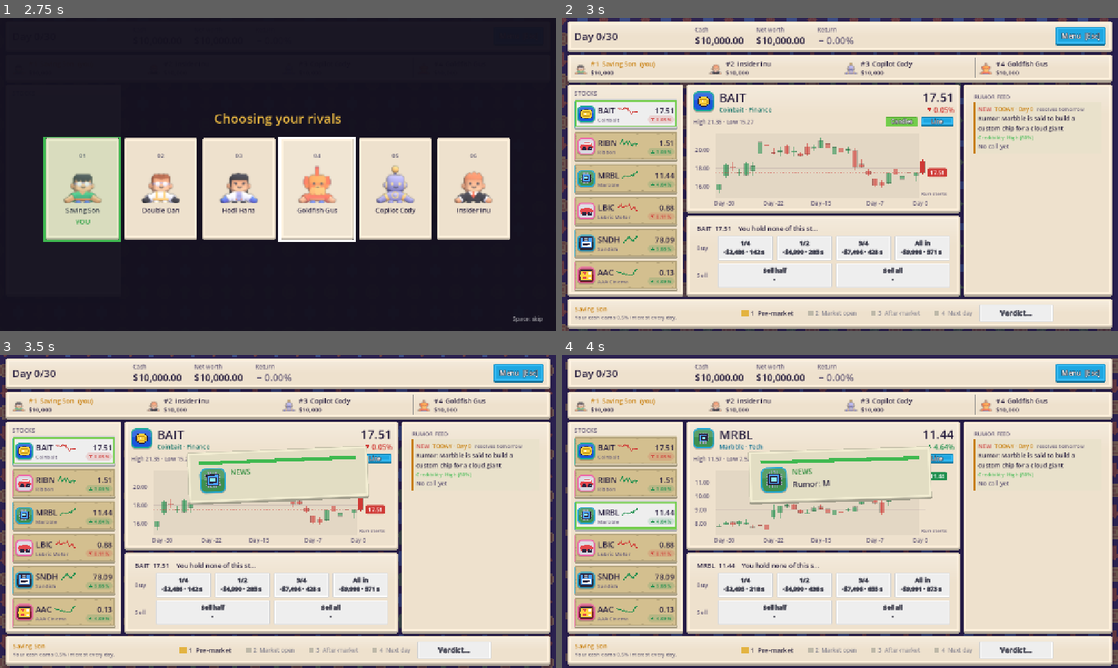
Above: before the commit, frames 1-4 (two rows, left to right).
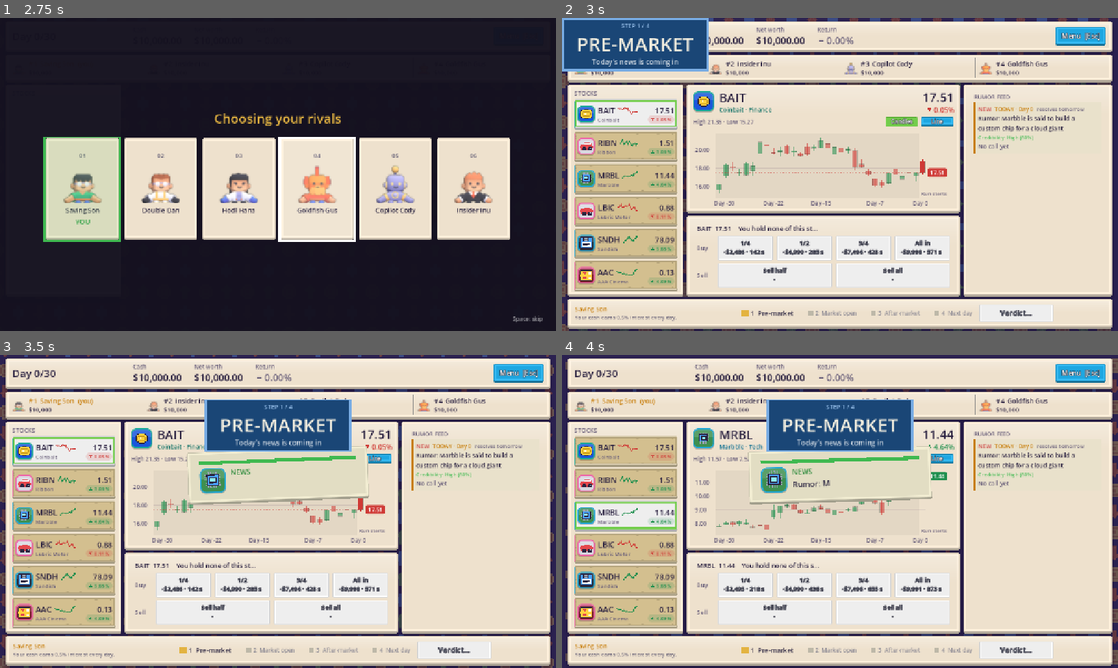
Above: after the commit, the same moments.

Repository: littenduck/stock-simulator
Game: Godot game, scene res://ui/main_menu/main_menu.tscn
Two runs of this game, one before a commit and one after it. Both use one fixed random seed, a clock stepped at 60 frames per second and the inputs below.
Inputs (mouse positions are in pixels of both pictures, inside the frame that each line leads up to):
- Up to frame 1 (2.75 s): click "New Run" at 0.5 s; click "Start Run" at 1.25 s; tap Enter (ui_accept) at 2, 2.27 s; move the mouse to (400, 158) at 2.02 s; hold Right from 2.03 s (still down); hold B (buy) from 2.03 s (still down); click (400, 158) at 2.17 s
- Up to frame 2 (3 s): move the mouse to (728, 190) at 2.77 s; release Right at 2.78 s; release B (buy) at 2.78 s; hold Left from 2.78 s (still down); tap Space (next_day) at 2.85 s; click (728, 190) at 2.92 s
- Up to frame 3 (3.5 s): keep holding Left; tap Enter (ui_accept) at 3.02 s
- Up to frame 4 (4 s): move the mouse to (895, 442) at 3.52 s; release Left at 3.53 s; hold Right from 3.53 s (still down); tap 3 (select_stock_3) at 3.6 s; click (895, 442) at 3.67 s

Frame 1 is identical in both runs. In frame 2, 4.3% of the frame differs, in the area x 0-27%, y 0-18%; in frame 3, 4.3%; in frame 4, 4.3%.

Commit message:
table: a banner sweeps across the screen at every turn step (pre-market, market open, after-market, next day)
Co-Authored-By: Claude Sonnet 5.5 <noreply@anthropic.com>

Diff:
--- a/localization/table.csv
+++ b/localization/table.csv
@@ -135,3 +135,8 @@
 TABLE_INTRO_RIVAL,RIVAL %d
 TABLE_INTRO_PLAYER,PLAYER %d / %d
 TABLE_INTRO_STOCKS,Today's six stocks
+TABLE_BANNER_STEP,STEP
+TABLE_BANNER_PRE,Today's news is coming in
+TABLE_BANNER_OPEN,Trade and make your call
+TABLE_BANNER_AFTER,Everybody's bets are revealed
+TABLE_BANNER_NEXT,The day turns over
--- /dev/null
+++ b/ui/table/step_banner.gd
@@ -0,0 +1,74 @@
+## A banner that sweeps across the screen whenever the turn moves to a new step: "PRE-MARKET", "MARKET OPEN",
+## "AFTER-MARKET", "NEXT DAY", with a line about what happens now. It never blocks the mouse and is gone in a second.
+class_name StepBanner
+extends Control
+
+const COLORS := [Color("#2f7fd6"), Color("#3fb950"), Color("#c77d0a"), Color("#8b5cc4")]
+const HINT_KEYS := ["TABLE_BANNER_PRE", "TABLE_BANNER_OPEN", "TABLE_BANNER_AFTER", "TABLE_BANNER_NEXT"]
+const SLIDE := 0.28
+const HOLD := 0.75
+
+var _banner: Control
+var _tween: Tween
+
+
+func _ready() -> void:
+	set_anchors_and_offsets_preset(Control.PRESET_FULL_RECT)
+	mouse_filter = Control.MOUSE_FILTER_IGNORE
+	set_meta("no_fx", true)
+
+
+## Shows the banner for every step the turn bar moves to.
+func watch(bar: TurnBar) -> void:
+	bar.stepped.connect(show_step)
+
+
+func show_step(step: int) -> void:
+	if step < 0 or step >= COLORS.size() or not is_inside_tree():
+		return
+	if _tween != null and _tween.is_valid():
+		_tween.kill()
+	if _banner != null:
+		_banner.queue_free()
+	var color: Color = COLORS[step]
+	var panel := PanelContainer.new()
+	panel.mouse_filter = Control.MOUSE_FILTER_IGNORE
+	panel.set_meta("no_fx", true)
+	var sb := StyleBoxFlat.new()
+	sb.bg_color = color.darkened(0.45)
+	sb.border_color = color.lightened(0.35)
+	sb.set_border_width_all(4)
+	sb.content_margin_left = 34
+	sb.content_margin_right = 34
+	sb.content_margin_top = 8
+	sb.content_margin_bottom = 10
+	panel.add_theme_stylebox_override("panel", sb)
+	var box := VBoxContainer.new()
+	box.add_theme_constant_override("separation", 0)
+	box.mouse_filter = Control.MOUSE_FILTER_IGNORE
+	panel.add_child(box)
+	var tag := GameFmt.label("%s %d / 4" % [tr("TABLE_BANNER_STEP"), step + 1], color.lightened(0.5), 14)
+	tag.horizontal_alignment = HORIZONTAL_ALIGNMENT_CENTER
+	box.add_child(tag)
+	var title := GameFmt.label(tr(TurnBar.STEP_KEYS[step]).to_upper(), Color("#f4efe0"), 44)
+	title.horizontal_alignment = HORIZONTAL_ALIGNMENT_CENTER
+	box.add_child(title)
+	var hint := GameFmt.label(tr(HINT_KEYS[step]), Color(1, 1, 1, 0.8), 16)
+	hint.horizontal_alignment = HORIZONTAL_ALIGNMENT_CENTER
+	box.add_child(hint)
+	add_child(panel)
+	_banner = panel
+	await get_tree().process_frame
+	if not is_instance_valid(panel):
+		return
+	panel.size = panel.get_combined_minimum_size()
+	var rest := Vector2((size.x - panel.size.x) * 0.5, size.y * 0.14)
+	panel.position = Vector2(-panel.size.x - 40.0, rest.y)
+	panel.rotation = -0.03
+	TableFx.sfx(&"slot_land")
+	_tween = create_tween()
+	_tween.tween_property(panel, "position:x", rest.x, SLIDE).set_trans(Tween.TRANS_BACK).set_ease(Tween.EASE_OUT)
+	_tween.parallel().tween_property(panel, "rotation", 0.0, SLIDE)
+	_tween.tween_interval(HOLD)
+	_tween.tween_property(panel, "position:x", size.x + 40.0, SLIDE).set_trans(Tween.TRANS_BACK).set_ease(Tween.EASE_IN)
+	_tween.tween_callback(panel.queue_free)
--- a/ui/table/table_screen.gd
+++ b/ui/table/table_screen.gd
@@ -45,6 +45,9 @@
 	EventBus.table_resolved.connect(func(report: TableReport) -> void: _card_due = not report.finished)
 	_overlay.result_closed.connect(_on_result_closed)
 	_update_blind_note()
+	var banner := StepBanner.new()    # sweeps across the screen whenever the turn changes step
+	add_child(banner)
+	banner.watch(%TurnBar)
 	_start_of_screen()
 
 
--- a/ui/table/turn_bar.gd
+++ b/ui/table/turn_bar.gd
@@ -6,6 +6,9 @@
 extends PanelContainer
 
 enum Step { PRE, OPEN, AFTER, NEXT }
+
+## The turn moved to a new step (the step banner listens).
+signal stepped(step: int)
 
 const STEP_KEYS := ["TABLE_STEP_PRE", "TABLE_STEP_OPEN", "TABLE_STEP_AFTER", "TABLE_STEP_NEXT"]
 const WAIT_KEYS := ["TABLE_WAIT_PRE", "", "", "TABLE_WAIT_NEXT"]
@@ -71,6 +74,7 @@
 func _on_step(new_step: int) -> void:
 	step = new_step
 	TableUi.current_step = new_step
+	stepped.emit(new_step)
 	# Market open and after-market wait for the player at once; pre-market waits for its news to land.
 	_ready_next = new_step == Step.OPEN or new_step == Step.AFTER
 	_refresh()
Binary file changed: localization/table.en.translation
Not shown, added: ui/table/step_banner.gd.uid
Not shown, changed: docs/table-mode.md
